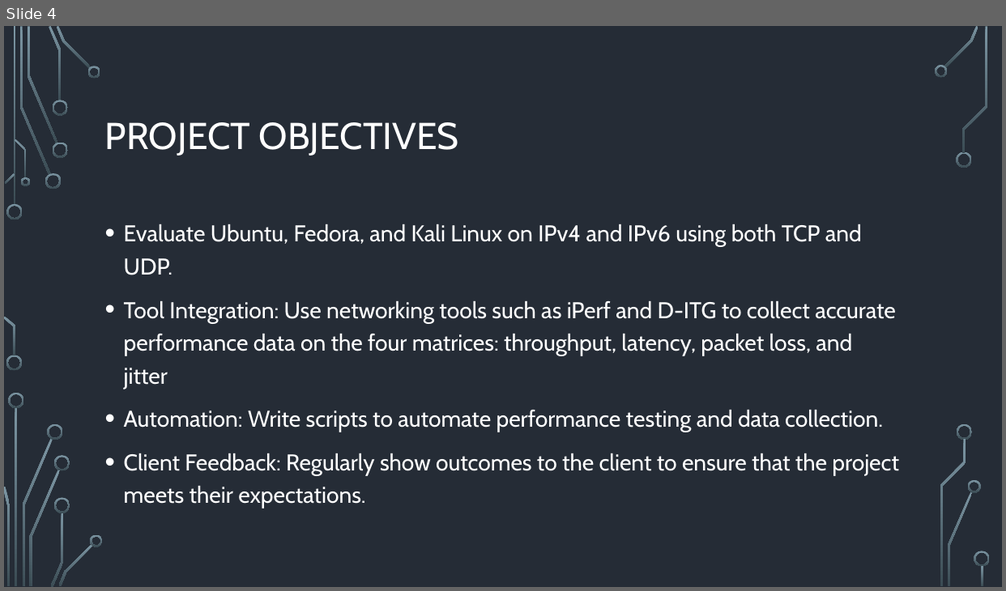
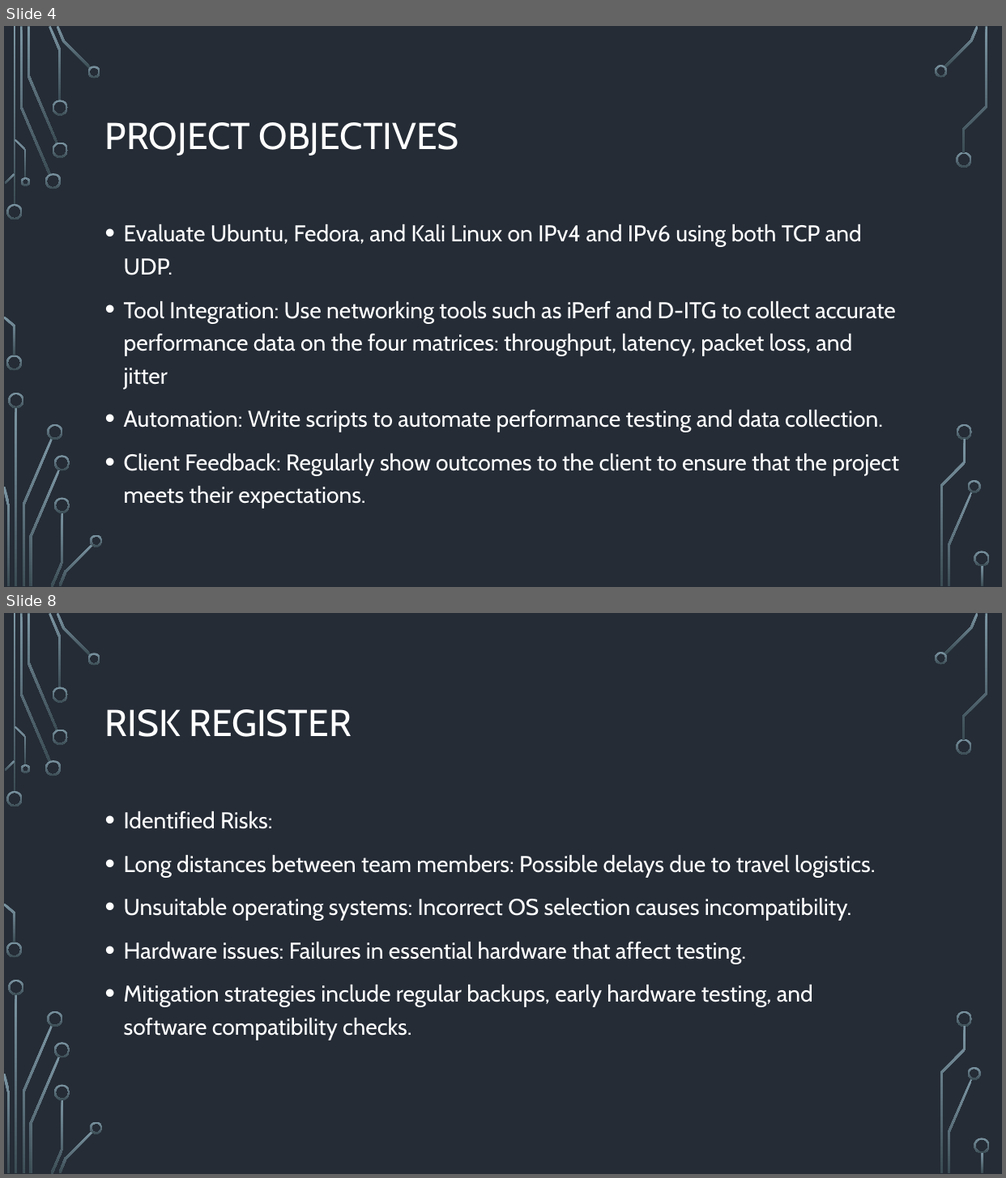
Before and after one commit to Linux-Network-Performance-Evaluation/Portfolio, a slide deck: 02-Planning-and-Control/Proposal/Proposal-Presentation/Version-History/First Draft Powerpoint.pptx. Shown one above the other, each under a label of ours: slide 4 before the commit, slides 4 and 8 after it; the slides between them are not shown. The pictures are 1006x591 and 1006x1178 pixels, drawn with LibreOffice and Linux fonts; fonts in the diff are those of the drawing; background and template pictures are left out. Boxes give left, top, right and bottom in pixels: in the first picture for what was removed or moved away, otherwise in the second. Text is boxed around its words. In the diff, an @@ line names an element or a change of style, - is before the commit and + after.

```diff
--- a/02-Planning-and-Control/Proposal/Proposal-Presentation/Version-History/First Draft Powerpoint.pptx
+++ b/02-Planning-and-Control/Proposal/Proposal-Presentation/Version-History/First Draft Powerpoint.pptx
@@ slide 8 added at (4, 613, 1002, 1174), background picture (left out); not listed: 36 template elements that a slide beside it also shows @@
@@ title added at (105, 709, 351, 737), 36 pt, text #FFFFFF @@
+RISK REGISTER
@@ text added at (124, 811, 875, 1040), 22 pt, text #FFFFFF @@
+• Identified Risks:
+• Long distances between team members: Possible delays due to travel logistics.
+• Unsuitable operating systems: Incorrect OS selection causes incompatibility.
+• Hardware issues: Failures in essential hardware that affect testing.
+• Mitigation strategies include regular backups, early hardware testing, and software compatibility checks.
```
Also in this commit, not shown: 5 slides changed, 4 other slides added, 11 slides removed, 8 other files.
